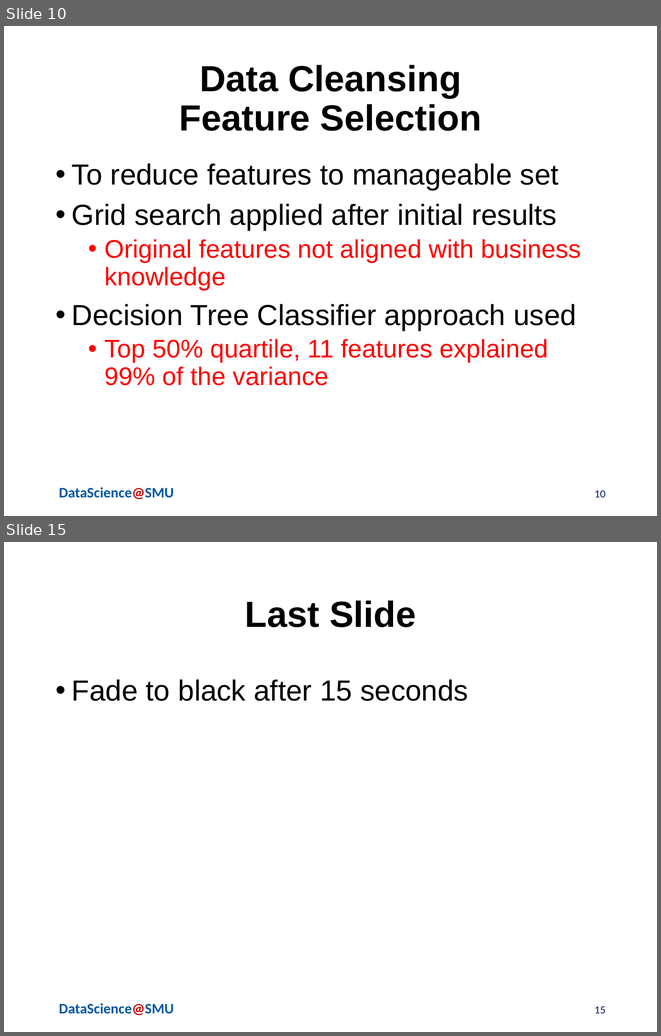
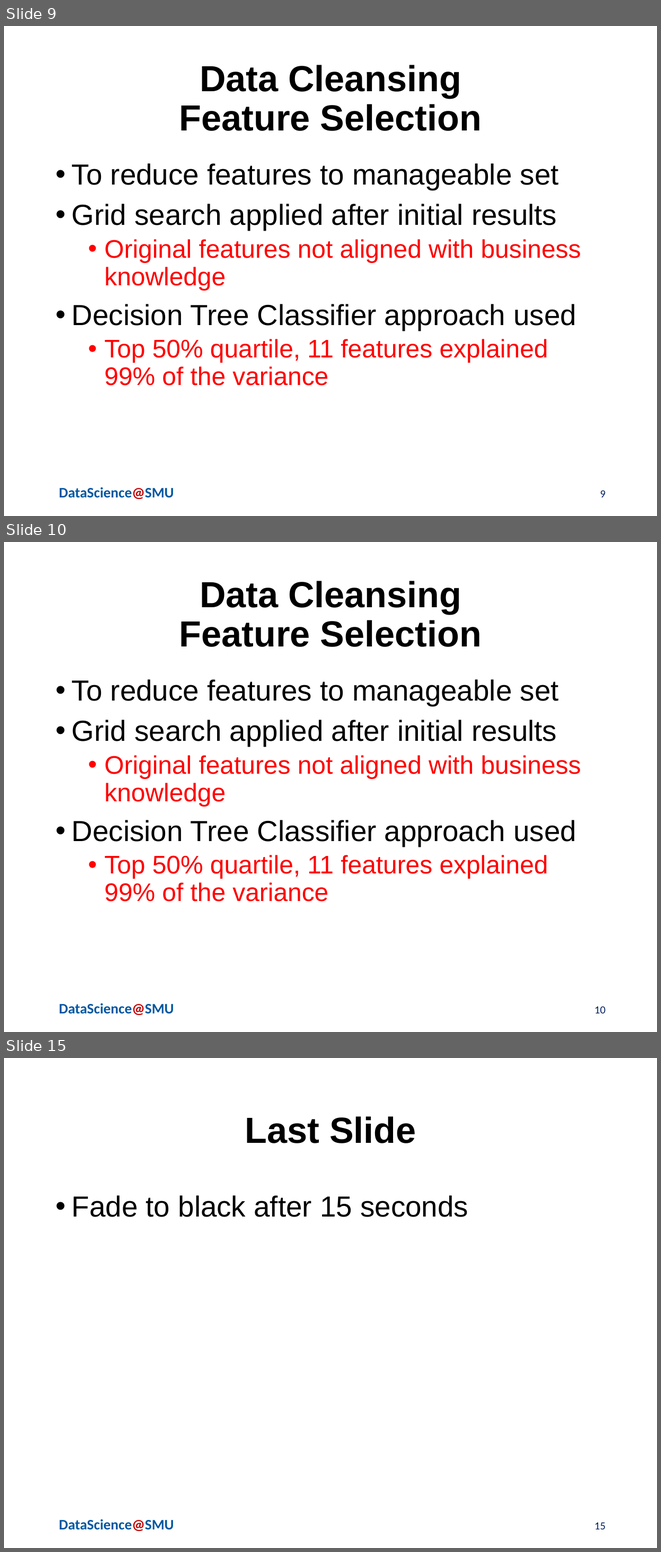
Before and after one commit to jvasquezDC/CapstoneA, a slide deck: LightningPresentation/Serna_Vasquez_Lightning_v1.pptx. Shown one above the other, each under a label of ours: slides 10 and 15 before the commit, slides 9, 10 and 15 after it; the slides between them are not shown. The pictures are 661x1036 and 661x1552 pixels, drawn with LibreOffice and Linux fonts; fonts in the diff are those of the drawing; background and template pictures are left out. Boxes give left, top, right and bottom in pixels: in the first picture for what was removed or moved away, otherwise in the second. Text is boxed around its words. In the diff, an @@ line names an element or a change of style, - is before the commit and + after.

```diff
--- a/LightningPresentation/Serna_Vasquez_Lightning_v1.pptx
+++ b/LightningPresentation/Serna_Vasquez_Lightning_v1.pptx
@@ slide 10 added at [4, 542, 657, 1032], background #FFFFFF; not listed: 1 template element that a slide beside it also shows @@
@@ title added at [179, 581, 482, 647], 40 pt, text #000000, bold @@
+Data Cleansing
+Feature Selection
@@ text added at [72, 679, 581, 901], 32 pt, text #000000 @@
+• To reduce features to manageable set
+• Grid search applied after initial results
+  • Original features not aligned with business knowledge
+• Decision Tree Classifier approach used
+  • Top 50% quartile, 11 features explained 99% of the variance
@@ page number added at [594, 1006, 606, 1013], 12 pt, text #002060 @@
+10
@@ what was slide 10 is now slide 9 @@
@@ page number at [600, 490, 606, 497]: text changed @@
-10
+9
```
Also in this commit, not shown: 1 slide changed, 3 other slides added, 4 slides removed, 1 other file.
